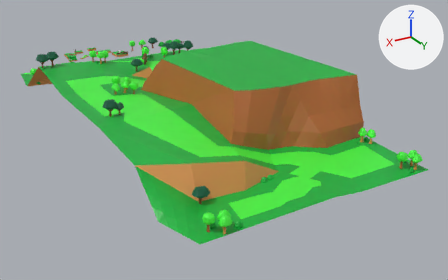
Before and after pictures for a commit that changed the Blender file public/assets/blend/world/Level2World.blend.
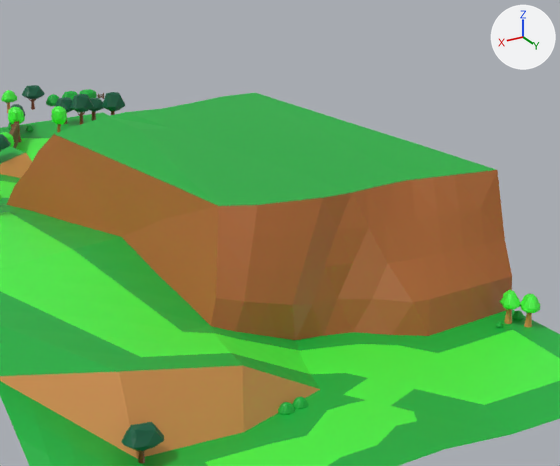
Old and new are each drawn whole from a 50 mm camera at (106.3, 274.0, 78.8) aimed at (-1.5, 94.2, -11.1) and again close up on the part from 31% to 86% of the width and 0% to 73% of the height. The lights are fixed; the arrows at upper right show +X, +Y and +Z.

The first close-up shows 'Terrain', 'check3_treesnshrubs'.
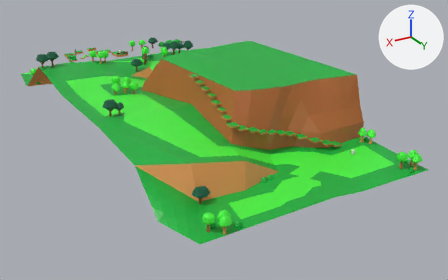
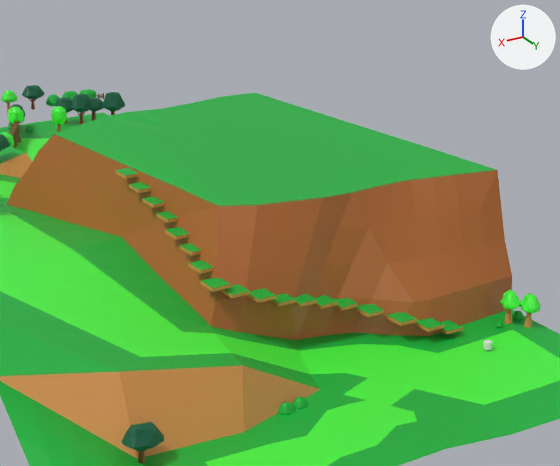
Changed parts and their boxes (x1, y1, x2, y2) in the close-ups (560 x 466 px):
'Platform.010', added: after (200, 277, 231, 292)
'Platform.008', added: after (247, 288, 276, 303)
'Platform.002', added: after (386, 312, 417, 326)
'Platform.001', added: after (414, 318, 444, 332)
'Platform.003', added: after (354, 304, 384, 317)
'Platform.009', added: after (220, 285, 250, 298)
'Platform.005', added: after (313, 295, 338, 309)
'Platform.007', added: after (269, 293, 296, 307)
'Platform.011', added: after (189, 260, 214, 274)
'Platform', added: after (437, 320, 463, 334)
'Platform.013', added: after (165, 227, 190, 240)
'Platform.004', added: after (334, 298, 358, 311)
'Platform.006', added: after (294, 294, 317, 307)
'Platform.017', added: after (115, 168, 139, 179)
'Platform.012', added: after (180, 243, 202, 256)
'Platform.016', added: after (129, 182, 152, 193)
'Platform.015', added: after (142, 196, 165, 208)
'Platform.014', added: after (157, 211, 179, 223)
'CatSize.001', added: after (483, 340, 492, 350)

Edits to the bpy script that builds the scene:
```text
Add ob_platform_007:
    ob_platform_007 = bpy.data.objects.new('Platform.007', me_mesh_020)  # a box spanning x 6.89..9.66, y 130.89..133.96, z 7.62..8.1; in mat_hept32 (picture img_hept32_8x_png)
    ob_platform_007.location = (0.0, 0.0, 0.0)
Add ob_platform_017:
    ob_platform_017 = bpy.data.objects.new('Platform.017', me_mesh_019)  # a box spanning x 13.03..15.79, y 100.78..103.85, z 17.83..18.3; in mat_hept32 (picture img_hept32_8x_png)
    ob_platform_017.location = (0.0, 0.0, 0.0)
Add ob_platform_016:
    ob_platform_016 = bpy.data.objects.new('Platform.016', me_mesh_018)  # a box spanning x 13.03..15.79, y 104.78..107.85, z 16.83..17.3; in mat_hept32 (picture img_hept32_8x_png)
    ob_platform_016.location = (0.0, 0.0, 0.0)
Add ob_platform_015:
    ob_platform_015 = bpy.data.objects.new('Platform.015', me_mesh_017)  # a box spanning x 13.03..15.79, y 108.78..111.85, z 15.83..16.3; in mat_hept32 (picture img_hept32_8x_png)
    ob_platform_015.location = (0.0, 0.0, 0.0)
Add ob_platform_014:
    ob_platform_014 = bpy.data.objects.new('Platform.014', me_mesh_016)  # a box spanning x 13.03..15.79, y 112.78..115.85, z 14.83..15.3; in mat_hept32 (picture img_hept32_8x_png)
    ob_platform_014.location = (0.0, 0.0, 0.0)
Add ob_platform_013:
    ob_platform_013 = bpy.data.objects.new('Platform.013', me_mesh_015)  # a box spanning x 14.03..16.79, y 116.78..119.85, z 13.83..14.3; in mat_hept32 (picture img_hept32_8x_png)
    ob_platform_013.location = (0.0, 0.0, 0.0)
Add ob_platform_012:
    ob_platform_012 = bpy.data.objects.new('Platform.012', me_mesh_014)  # a box spanning x 14.03..16.79, y 120.78..123.85, z 12.83..13.3; in mat_hept32 (picture img_hept32_8x_png)
    ob_platform_012.location = (0.0, 0.0, 0.0)
Add ob_platform_011:
    ob_platform_011 = bpy.data.objects.new('Platform.011', me_mesh_013)  # a box spanning x 15.03..17.79, y 124.78..127.85, z 11.83..12.3; in mat_hept32 (picture img_hept32_8x_png)
    ob_platform_011.location = (0.0, 0.0, 0.0)
Add ob_platform_010:
    ob_platform_010 = bpy.data.objects.new('Platform.010', me_mesh_012)  # a box spanning x 15.64..18.4, y 128.78..131.85, z 10.83..11.3; in mat_hept32 (picture img_hept32_8x_png)
    ob_platform_010.location = (0.0, 0.0, 0.0)
Add ob_platform_009:
    ob_platform_009 = bpy.data.objects.new('Platform.009', me_mesh_011)  # a box spanning x 13.48..16.24, y 129.89..132.96, z 9.83..10.3; in mat_hept32 (picture img_hept32_8x_png)
    ob_platform_009.location = (0.0, 0.0, 0.0)
Add ob_platform_008:
    ob_platform_008 = bpy.data.objects.new('Platform.008', me_mesh_010)  # a box spanning x 10.03..12.79, y 130.89..133.96, z 8.83..9.3; in mat_hept32 (picture img_hept32_8x_png)
    ob_platform_008.location = (0.0, 0.0, 0.0)
Add ob_platform_006:
    ob_platform_006 = bpy.data.objects.new('Platform.006', me_mesh_008)  # a box spanning x 3.48..6.24, y 130.89..133.96, z 6.83..7.3; in mat_hept32 (picture img_hept32_8x_png)
    ob_platform_006.location = (0.0, 0.0, 0.0)
Add ob_platform_005:
    ob_platform_005 = bpy.data.objects.new('Platform.005', me_mesh_007)  # a box spanning x 0.03..2.79, y 130.89..133.96, z 5.83..6.3; in mat_hept32 (picture img_hept32_8x_png)
    ob_platform_005.location = (0.0, 0.0, 0.0)
Add ob_platform_004:
    ob_platform_004 = bpy.data.objects.new('Platform.004', me_mesh_006)  # a box spanning x -3.36..-0.6, y 130.89..133.96, z 4.83..5.3; in mat_hept32 (picture img_hept32_8x_png)
    ob_platform_004.location = (0.0, 0.0, 0.0)
Add ob_platform_003:
    ob_platform_003 = bpy.data.objects.new('Platform.003', me_mesh_005)  # a box spanning x -6.52..-3.76, y 132.71..135.78, z 3.83..4.3; in mat_hept32 (picture img_hept32_8x_png)
    ob_platform_003.location = (0.0, 0.0, 0.0)
Add ob_platform_002:
    ob_platform_002 = bpy.data.objects.new('Platform.002', me_mesh_004)  # a box spanning x -9.97..-7.21, y 135.48..138.55, z 2.83..3.3; in mat_hept32 (picture img_hept32_8x_png)
    ob_platform_002.location = (0.0, 0.0, 0.0)
Add ob_platform_001:
    ob_platform_001 = bpy.data.objects.new('Platform.001', me_mesh_003)  # a box spanning x -13.36..-10.6, y 137.22..140.29, z 1.83..2.3; in mat_hept32 (picture img_hept32_8x_png)
    ob_platform_001.location = (0.0, 0.0, 0.0)
Add ob_platform:
    ob_platform = bpy.data.objects.new('Platform', me_mesh_001)  # a box spanning x -16.52..-13.76, y 137.48..140.55, z 0.83..1.3; in mat_hept32 (picture img_hept32_8x_png)
    ob_platform.location = (0.0, 0.0, 0.0)
Add ob_catsize_001:
    ob_catsize_001 = bpy.data.objects.new('CatSize.001', me_cylinder.copy())  # the mesh of ob_catsize
    ob_catsize_001.location = (-16.5, 145.7, 0.0)
```
